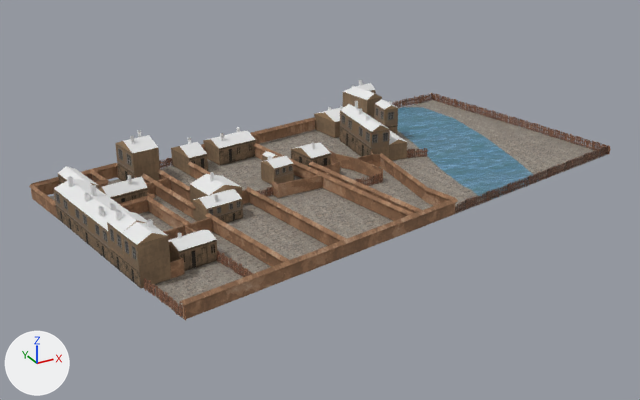
Two versions of the COLLADA model Vilo3D/Models/IDL/Etape1/IDL_Etape1.dae, one commit apart.
Both versions are drawn from a 50 mm camera at (-273.0, -486.0, 227.0) aimed at (-11.0, -11.0, -10.0). Arrows for +X, +Y and +Z are at lower left; the lights stay in place. Where no turn or scale is listed for an object, it has been applied to the vertices. Vertices at the same position are counted once.

Objects in the first picture: 'Batiments', 'Face', 'Ilot_du_Lac_Etape1_Cheminees', 'Ilot_du_Lac_Etape1_Haies', 'Ilot_du_Lac_Etape1_Lac', 'Ilot_du_Lac_Etape1_Murs', 'Ilot_du_Lac_Etape1_Sol', 'Ilot_du_Lac_Etape1_Toit', 'Ilot_du_Lac_Etape1_Toit_Murs'.
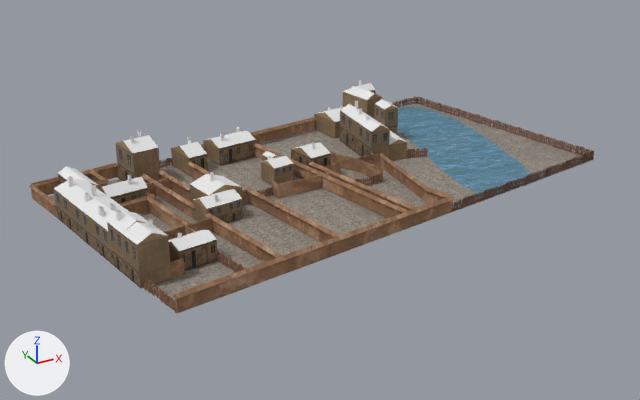
Changed parts and their boxes [x1, y1, x2, y2] in the pictures (640 x 400 px; the box of a moved part takes in the faces that stretch with it):
'Ilot_du_Lac_Etape1_Sol', reshaped
    before: [43, 100, 608, 318]
    after: [50, 104, 592, 313]
'Ilot_du_Lac_Etape1_Murs', reshaped
    before: [31, 121, 456, 320]
    after: [31, 121, 452, 313]
'Ilot_du_Lac_Etape1_Toit_Murs', reshaped
    before: [29, 117, 458, 306]
    after: [29, 117, 454, 299]
'Ilot_du_Lac_Etape1_Haies', reshaped
    before: [144, 93, 611, 320]
    after: [144, 96, 594, 313]
part 1 of me_ilot_du_lac_etape1_haies, deleted (brown)
    before: [177, 93, 611, 320]
part 2 of me_ilot_du_lac_etape1_haies, built on
    before: [417, 95, 599, 179]
    after: [414, 97, 594, 212]
part 3 of me_ilot_du_lac_etape1_murs, rebuilt
    before: [183, 203, 456, 320]
    after: [175, 200, 452, 313]
part 4 of me_ilot_du_lac_etape1_murs, moved or reshaped
    before: [249, 193, 340, 246]
    after: [249, 193, 334, 242]
part 5 of me_ilot_du_lac_etape1_murs, moved or reshaped
    before: [212, 220, 283, 267]
    after: [212, 220, 276, 262]
part 7 of me_ilot_du_lac_etape1_toit_murs, moved or reshaped
    before: [180, 188, 458, 306]
    after: [173, 188, 454, 299]
part 8 of me_ilot_du_lac_etape1_toit_murs, moved or reshaped
    before: [205, 213, 289, 262]
    after: [205, 213, 283, 258]

What changed in the scene script:
```text
Change me_ilot_du_lac_etape1_toit_murs:
    where me_ilot_du_lac_etape1_toit_murs.from_pydata(...)  # 322 vertices, 595 faces; spans x -184.0..44.0, y -128.0..92.0, z 8.0..10.0
    remove me_ilot_du_lac_etape1_toit_murs.materials.append(mat_ilot_du_lac_etape1_toit_murssg)  # picture img_mur_diffuse_jpg
    me_ilot_du_lac_etape1_toit_murs part 7: the loose piece of 29 vertices spanning x -152.0..42.0, y -128.0..-66.0, z 8.0..10.0 is scaled about its middle by (1, 0.873, 1), then moved by (0.0, 4.0, 0.0)
    me_ilot_du_lac_etape1_toit_murs part 8
    add for i in [124, 125, 127, 130, 131, 134, 135, 137]: me_ilot_du_lac_etape1_toit_murs.vertices[i].co += Vector((-1.0, 6.0, 0.0))
    add me_ilot_du_lac_etape1_toit_murs.materials.append(mat_ilot_du_lac_etape1_murssg)  # picture img_mur_diffuse_jpg
Change me_ilot_du_lac_etape1_sol:
    where me_ilot_du_lac_etape1_sol.from_pydata(...)  # 4 vertices, 2 faces; spans x -182.0..201.0, y -126.0..111.0, z -1.0
    me_ilot_du_lac_etape1_sol part 6
    me_ilot_du_lac_etape1_sol.vertices[0].co: (-150.0, -126.0, -1.0) -> (-150.0, -119.0, -1.0)  # pixel (184, 319) -> pixel (179, 312)
    me_ilot_du_lac_etape1_sol.vertices[1].co: (201.0, -58.0, -1.0) -> (183.0, -62.0, -1.0)  # pixel (608, 154) -> pixel (594, 159)
    me_ilot_du_lac_etape1_sol.vertices[2].co: (166.0, 111.0, -1.0) -> (149.0, 108.0, -1.0)  # pixel (432, 99) -> pixel (417, 103)
Change me_ilot_du_lac_etape1_haies:
    remove me_ilot_du_lac_etape1_haies.from_pydata(...)  # 11499 vertices, 21086 faces; spans x -158.0..201.0, y -127.0..111.0, z -1.0..7.0
    add me_ilot_du_lac_etape1_haies.from_pydata(...)  # 10551 vertices, 19330 faces; spans x -158.0..184.0, y -118.0..109.0, z -1.0..7.0
    me_ilot_du_lac_etape1_haies part 1: 197 loose pieces with 4767 vertices, spanning x -152.0..201.0, y -127.0..111.0, z -1.0..6.0, are deleted
    me_ilot_du_lac_etape1_haies part 2: 121 vertices moved within x 118.0..183.0, y -73.0..108.0, z -1.0..6.0; 676 vertices removed from x 118.0..199.0, y -73.0..111.0, z -1.0..6.0; 4631 vertices added at x 38.0..183.0, y -86.0..109.0, z -1.0..6.0
Change me_ilot_du_lac_etape1_murs:
    remove me_ilot_du_lac_etape1_murs.from_pydata(...)  # 453 vertices, 631 faces; spans x -183.0..43.0, y -126.0..91.0, z -1.0..9.0
    remove me_ilot_du_lac_etape1_murs.materials.append(mat_ilot_du_lac_etape1_murssg)  # picture img_mur_diffuse_jpg
    add me_ilot_du_lac_etape1_murs.from_pydata(...)  # 448 vertices, 628 faces; spans x -183.0..43.0, y -119.0..91.0, z -1.0..9.0
    me_ilot_du_lac_etape1_murs part 3: the loose piece of 9 vertices spanning x -151.0..40.0, y -126.0..-89.0, z 0.0..9.0 is rebuilt with 8 vertices and now spans x -151.0..40.0, y -119.0..-85.0, z 0.0..9.0, in mat_ilot_du_lac_etape1_toit_murssg (picture img_mur_diffuse_jpg)
    me_ilot_du_lac_etape1_murs part 4: 1 vertex moved from x -47.0, y -106.0, z 0.0 to x -48.0, y -101.0, z 0.0; 3 vertices removed from x -47.0..-46.0, y -106.0, z 0.0..9.0; 3 vertices added at x -48.0..-47.0, y -101.0, z 0.0..9.0
    me_ilot_du_lac_etape1_murs part 5: 4 vertices moved from x -86.0..-85.0, y -114.0, z 0.0..9.0 to x -87.0..-86.0, y -108.0, z 0.0..9.0
    add me_ilot_du_lac_etape1_murs.materials.append(mat_ilot_du_lac_etape1_toit_murssg)  # picture img_mur_diffuse_jpg
```
